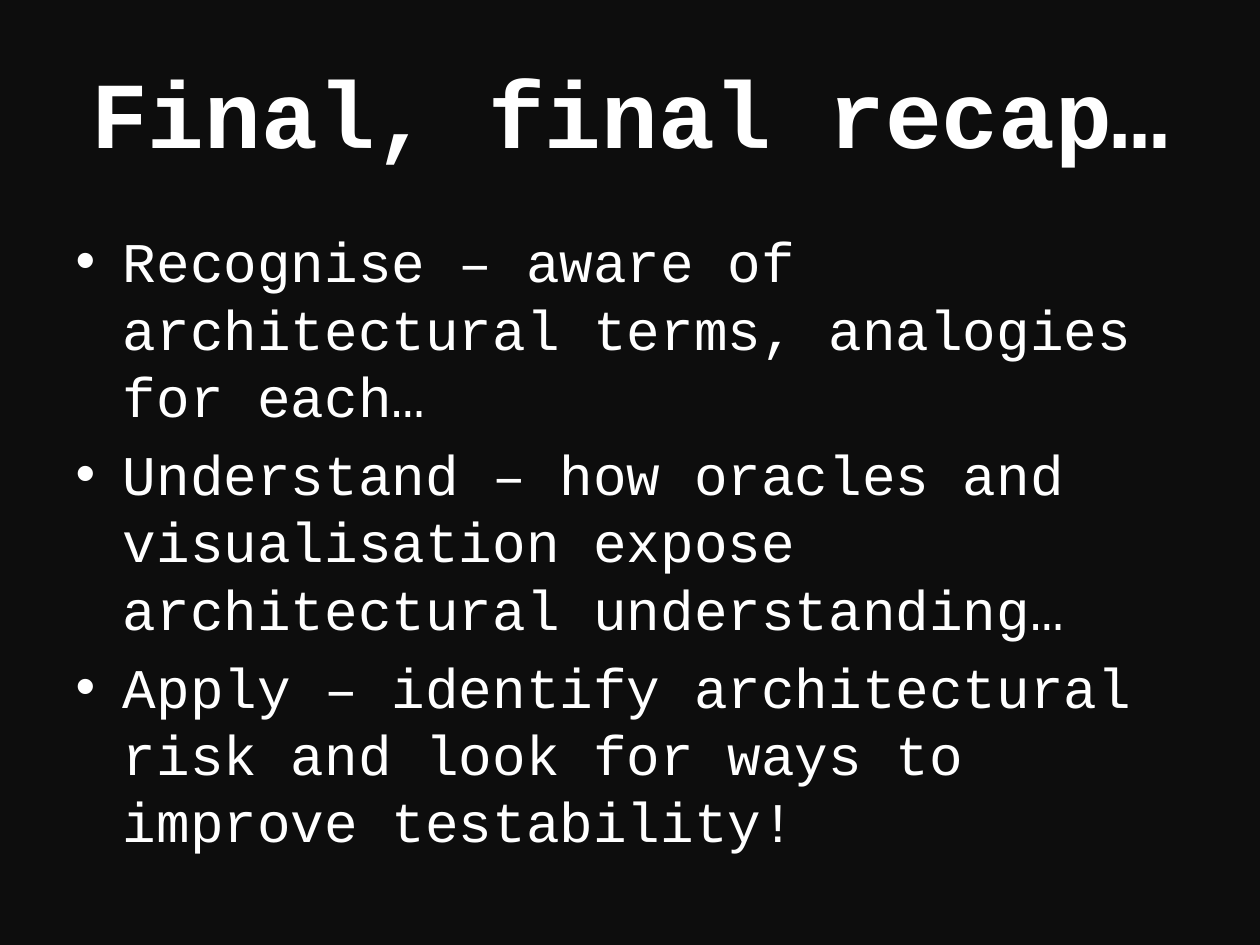
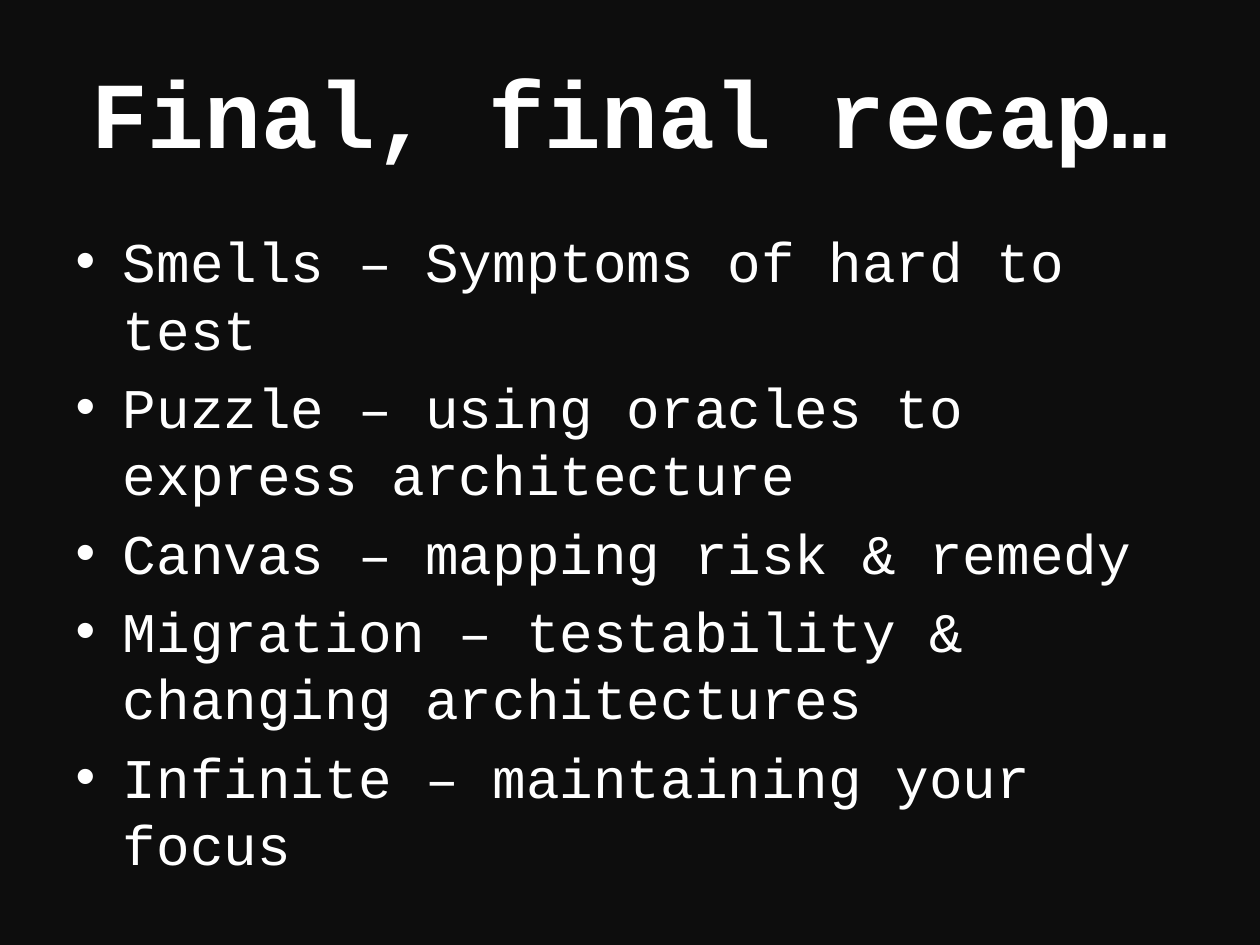
Before and after one commit to northern-tester/transmission, a slide deck: slide 2 of 06 Outro/Architecture_Workshop_Outro.pptx. Drawn at 1260x945 pixels with LibreOffice and Linux fonts; fonts in the diff are those of the drawing. Boxes give left, top, right and bottom in pixels: in the first picture for what was removed or moved away, otherwise in the second. Text is boxed around its words. In the diff, an @@ line names an element or a change of style, - is before the commit and + after.

Commit message:
Infinite workshop plan and outro amends

```diff
--- a/06 Outro/Architecture_Workshop_Outro.pptx
+++ b/06 Outro/Architecture_Workshop_Outro.pptx
@@ text at (123, 242, 1131, 866): text changed @@
-• Recognise – aware of architectural terms, analogies for each…
-• Understand – how oracles and visualisation expose architectural understanding…
-• Apply – identify architectural risk and look for ways to improve testability!
+• Smells – Symptoms of hard to test
+• Puzzle – using oracles to express architecture
+• Canvas – mapping risk & remedy
+• Migration – testability & changing architectures
+• Infinite – maintaining your focus
```
Also in this commit, not shown: 1 other file.
